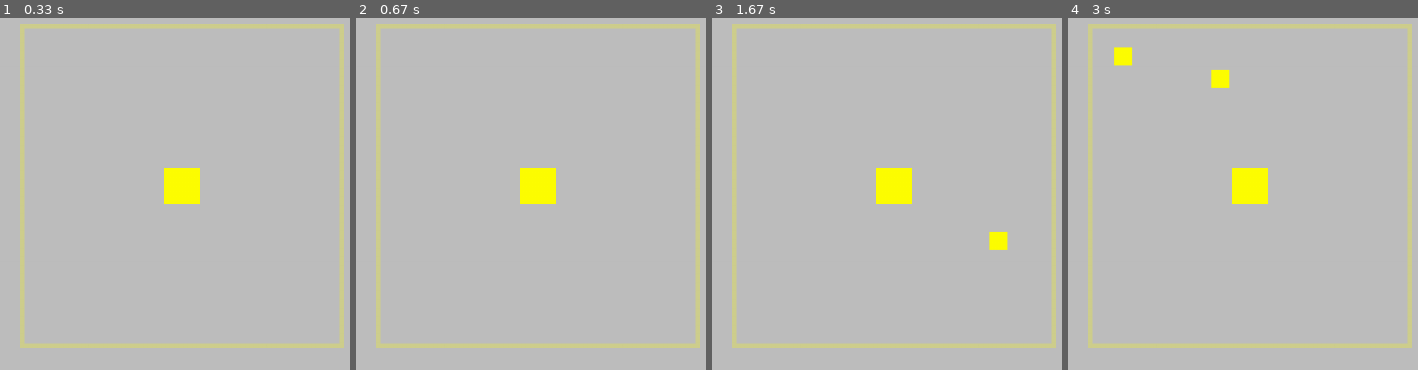
Above: before the commit, frames 1-4 (left to right).
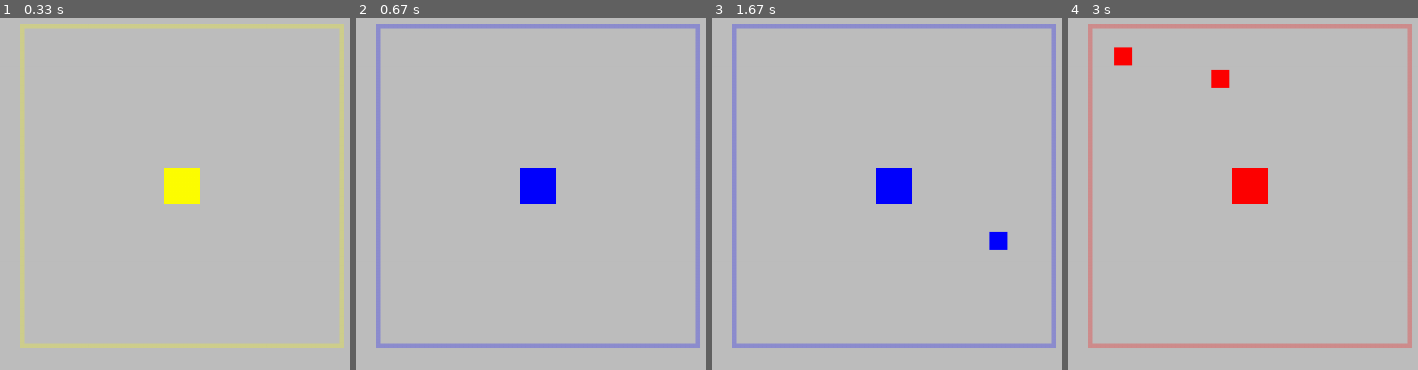
Above: after the commit, the same moments.

Repository: usufk222/pygameproject
Game: pygame game, started from pygameproject/yousufcode.py
Same seed, same stepped clock (60 frames per second), same inputs: the game is played once before the commit and once after it.
Inputs (mouse positions are in pixels of both pictures, inside the frame that each line leads up to):
- Up to frame 1 (0.33 s): no input
- Up to frame 2 (0.67 s): tap 4 at 0.33 s
- Up to frame 3 (1.67 s): tap 1 at 0.67 s; hold 4 1-1.47 s; click (999, 239) at 1.55 s
- Up to frame 4 (3 s): tap Space at 1.83 s; tap 2 at 2.17 s; click (1218, 77) at 2.55 s; click (1124, 56) at 2.88 s

Frame 1 is identical in both runs. In frame 2, 6.2% of the frame differs, in the area x 5-99%, y 1-94%; in frame 3, 6.5%; in frame 4, 6.8%.

Commit message:
Add files via upload

Diff:
--- a/pygameproject/yousufcode.py
+++ b/pygameproject/yousufcode.py
@@ -6,6 +6,11 @@
 pygame.display.set_caption("Block Place")
 clock = pygame.time.Clock()
 
+# Block Selection
+block_colors = [(255, 255, 0, 255), (255, 0, 0, 255), (0, 255, 0, 255), (0, 0, 255, 255)]
+block_hover_colors = [(255, 255, 0, 64), (255, 0, 0, 64), (0, 255, 0, 64), (0, 0, 255, 64)]
+block_index = 0
+
 class Player(pygame.sprite.Sprite):
     def __init__(self):
         super().__init__()
@@ -13,28 +18,44 @@
         # Player Placeholder
         self.width = 40
         self.image = pygame.Surface((self.width, self.width), pygame.SRCALPHA)
-        pygame.draw.rect(self.image, (255, 255, 0, 255), (0, 0, self.width, self.width))
+        pygame.draw.rect(self.image, block_colors[block_index], (0, 0, self.width, self.width))
         self.rect = self.image.get_rect(center=(screen.get_width() // 2, screen.get_height() // 2))
 
         # Player placeable radius indicator
         self.usable_width = self.width * 3
         self.indicator = pygame.Surface((self.usable_width * 3, self.usable_width * 3), pygame.SRCALPHA)
-        pygame.draw.rect(self.indicator, (255, 255, 0, 64), self.indicator.get_rect(), 5)
+        pygame.draw.rect(self.indicator, block_hover_colors[block_index], self.indicator.get_rect(), 5)
         self.indicator_rect = self.indicator.get_rect(center=(screen.get_width() // 2, screen.get_height() // 2))
 
         # Block Hover
         cursor = self.mouse_block()
         self.block_hover = pygame.Surface((self.width//2, self.width//2), pygame.SRCALPHA)
-        pygame.draw.rect(self.block_hover, (255, 255, 0, 64), self.block_hover.get_rect())
+        pygame.draw.rect(self.block_hover, block_hover_colors[block_index], self.block_hover.get_rect())
         self.block_hover_rect = self.block_hover.get_rect(center=(cursor))
+
+        self.update_colors()
 
     def mouse_block(self):
         cursor = pygame.mouse.get_pos()
         return cursor
 
+    def update_colors(self):
+        self.image = pygame.Surface((self.width, self.width), pygame.SRCALPHA)
+        pygame.draw.rect(self.image, block_colors[block_index], (0, 0, self.width, self.width))
+
+        self.indicator = pygame.Surface((self.usable_width * 3, self.usable_width * 3), pygame.SRCALPHA)
+        pygame.draw.rect(self.indicator, block_hover_colors[block_index], self.indicator.get_rect(), 5)
+
+        self.block_hover = pygame.Surface((self.width//2, self.width//2), pygame.SRCALPHA)
+        pygame.draw.rect(self.block_hover, block_hover_colors[block_index], self.block_hover.get_rect())
+
     def update(self):
         cursor = self.mouse_block()
         self.block_hover_rect.center = cursor
+
+        # Checking if color of the indicator is not matched with chosen color
+        if self.image.get_at((0, 0)) != block_colors[block_index]:
+            self.update_colors()
 
 class Block(pygame.sprite.Sprite):
     def __init__(self, position):
@@ -42,7 +63,7 @@
         self.width = 40
         # Placed block
         self.block_placed = pygame.Surface((self.width//2, self.width//2), pygame.SRCALPHA)
-        pygame.draw.rect(self.block_placed, (255, 255, 0), self.block_placed.get_rect())
+        pygame.draw.rect(self.block_placed, block_colors[block_index], self.block_placed.get_rect())
         self.block_placed_rect = self.block_placed.get_rect(center=position)
 
 # Groups
@@ -61,11 +82,25 @@
                 new_block = Block(player.block_hover_rect.center)
                 blocks.append(new_block)
         elif event.type == pygame.KEYDOWN:
+            # Block Deleting key
             if event.key == pygame.K_SPACE:
                 for block in blocks:
                     if block.block_placed_rect.colliderect(player.block_hover_rect):
                         print("Block Deleted")
                         blocks.remove(block)
+            # Block changing keys
+            elif event.key == pygame.K_1:
+                block_index = 0
+                print("Block changed")
+            elif event.key == pygame.K_2:
+                print("Block changed")
+                block_index = 1
+            elif event.key == pygame.K_3:
+                print("Block changed")
+                block_index = 2
+            elif event.key == pygame.K_4:
+                print("Block changed")
+                block_index = 3
     screen.fill("Grey")
 
     screen.blit(player.image, player.rect.topleft)
